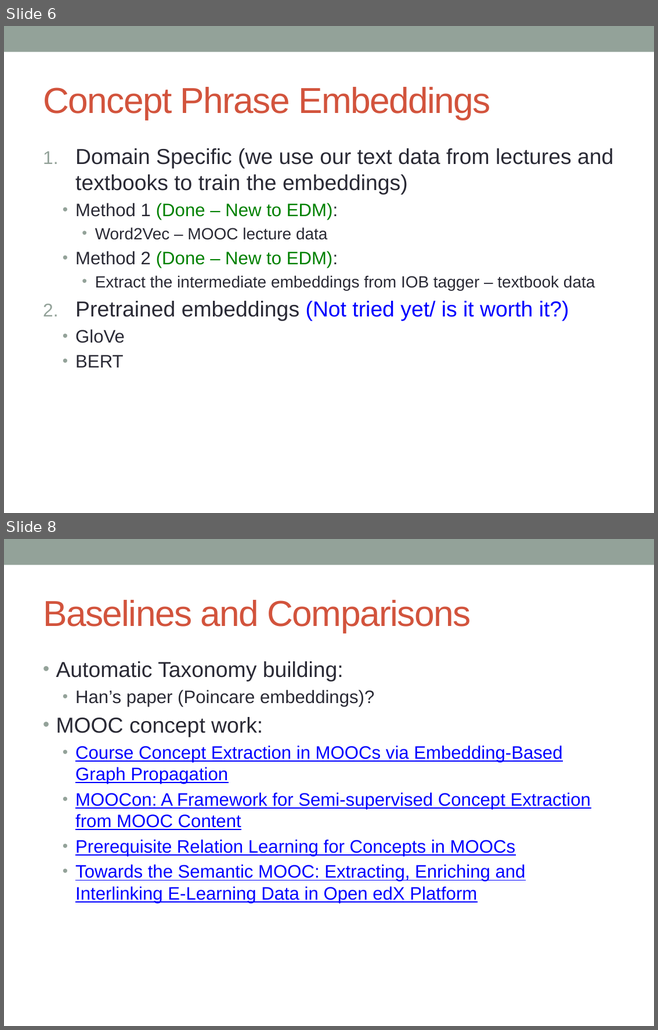
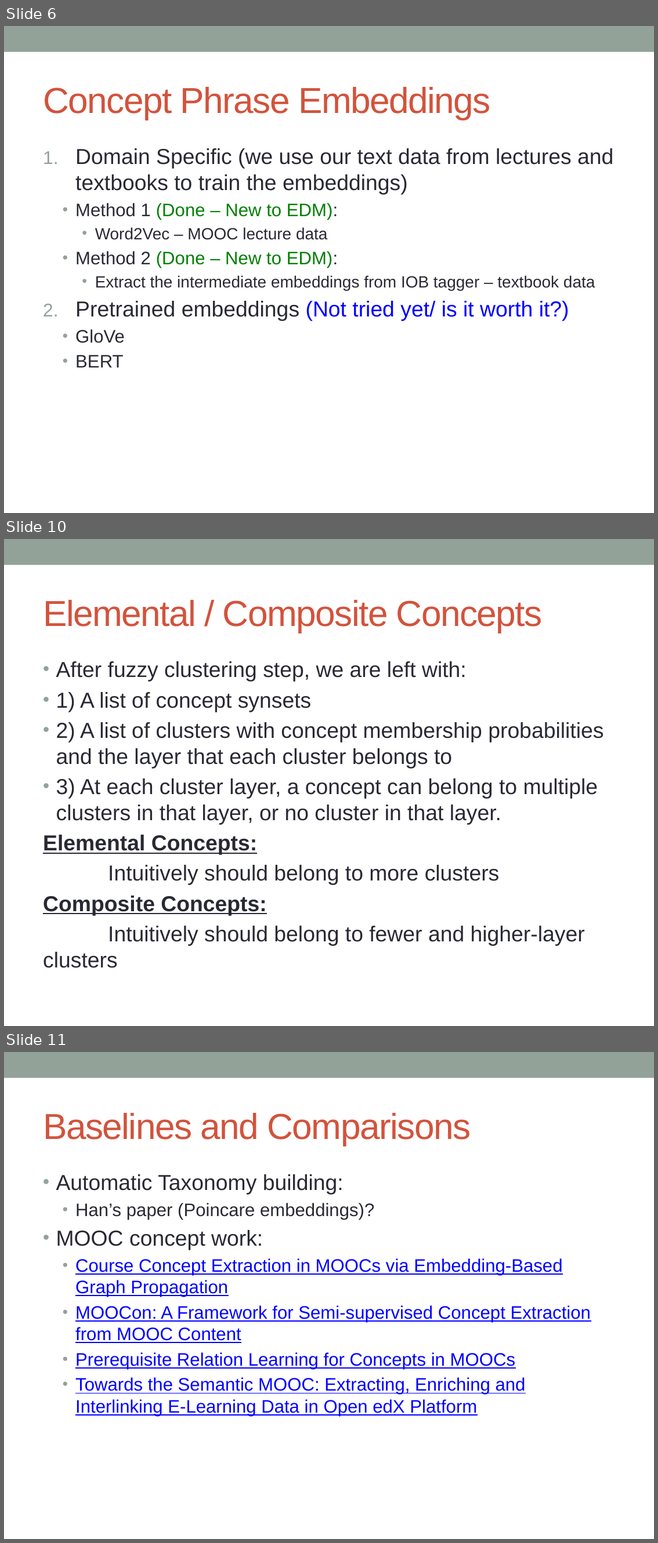
Before and after one commit to assmaboughoula/concept-detection-hierarchy-edu, a slide deck: edm_presentation.pptx. Shown one above the other, each under a label of ours: slides 6 and 8 before the commit, slides 6, 10 and 11 after it; the slides between them are not shown. The pictures are 658x1030 and 658x1543 pixels, drawn with LibreOffice and Linux fonts; fonts in the diff are those of the drawing. Boxes give left, top, right and bottom in pixels: in the first picture for what was removed or moved away, otherwise in the second. Text is boxed around its words. In the diff, an @@ line names an element or a change of style, - is before the commit and + after.

Commit message:
fuzzy

```diff
--- a/edm_presentation.pptx
+++ b/edm_presentation.pptx
@@ slide 10 added at bbox=[4, 539, 654, 1026], background #FFFFFF; not listed: 1 template element that a slide beside it also shows @@
@@ title added at bbox=[43, 600, 542, 633], 40 pt, text #D2533C @@
+Elemental / Composite Concepts
@@ text added at bbox=[43, 661, 603, 968], 24 pt, text #292934 @@
+• After fuzzy clustering step, we are left with:
+• 1) A list of concept synsets
+• 2) A list of clusters with concept membership probabilities and the layer that each cluster belongs to
+• 3) At each cluster layer, a concept can belong to multiple clusters in that layer, or no cluster in that layer.
+Elemental Concepts:
+Intuitively should belong to more clusters
+Composite Concepts:
+Intuitively should belong to fewer and higher-layer clusters
@@ what was slide 8 is now slide 11 @@
```
Also in this commit, not shown: 2 slides changed, 2 other slides added, 2 other files.
